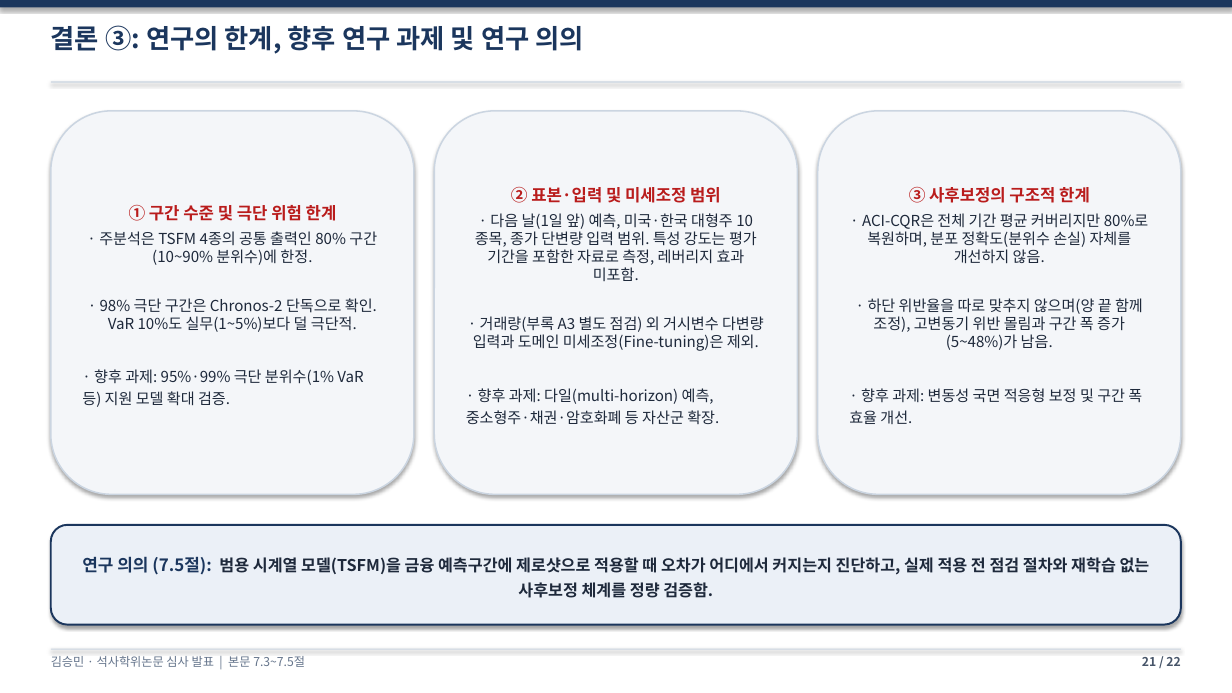
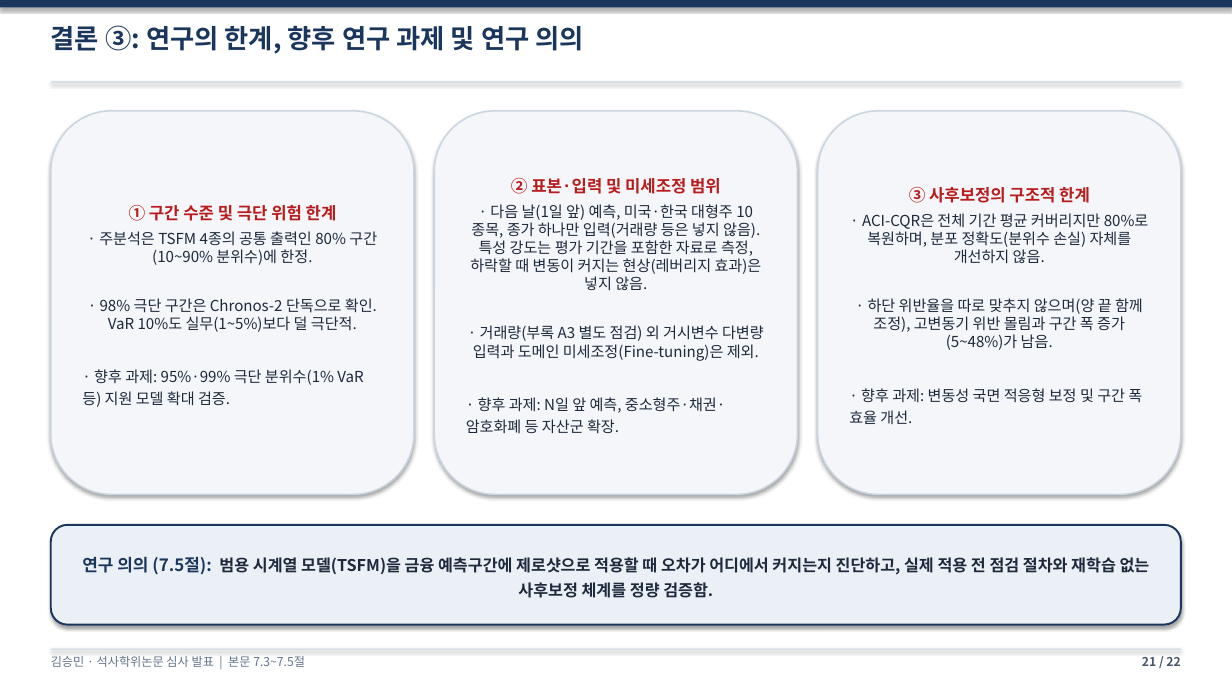
Before and after one commit to sapzzil/Master-thesis, a slide deck: slide 21 of 05_논문작성/석사학위논문_심사발표_v10.pptx. Drawn at 1232x693 pixels with LibreOffice and Linux fonts; fonts in the diff are those of the drawing. Boxes give left, top, right and bottom in pixels: in the first picture for what was removed or moved away, otherwise in the second. Text is boxed around its words. In the diff, an @@ line names an element or a change of style, - is before the commit and + after.

```diff
--- a/05_논문작성/석사학위논문_심사발표_v10.pptx
+++ b/05_논문작성/석사학위논문_심사발표_v10.pptx
@@ text in rounded rectangle at [466, 204, 764, 433]: text changed @@
-· 다음 날(1일 앞) 예측, 미국·한국 대형주 10종목, 종가 단변량 입력 범위. 특성 강도는 평가 기간을 포함한 자료로 측정, 레버리지 효과 미포함.
-· 거래량(부록 A3 별도 점검) 외 거시변수 다변량 입력과 도메인 미세조정(Fine-tuning)은 제외.
-· 향후 과제: 다일(multi-horizon) 예측, 중소형주·채권·암호화폐 등 자산군 확장.
+· 다음 날(1일 앞) 예측, 미국·한국 대형주 10종목, 종가 하나만 입력(거래량 등은 넣지 않음). 특성 강도는 평가 기간을 포함한 자료로 측정, 하락할 때 변동이 커지는 현상(레버리지 효과)은 넣지 않음.
+· 거래량(부록 A3 별도 점검) 외 거시변수 다변량 입력과 도메인 미세조정(Fine-tuning)은 제외.
+· 향후 과제: N일 앞 예측, 중소형주·채권·암호화폐 등 자산군 확장.
```
Also in this commit, not shown: 9 other slides changed, 3 other files.
